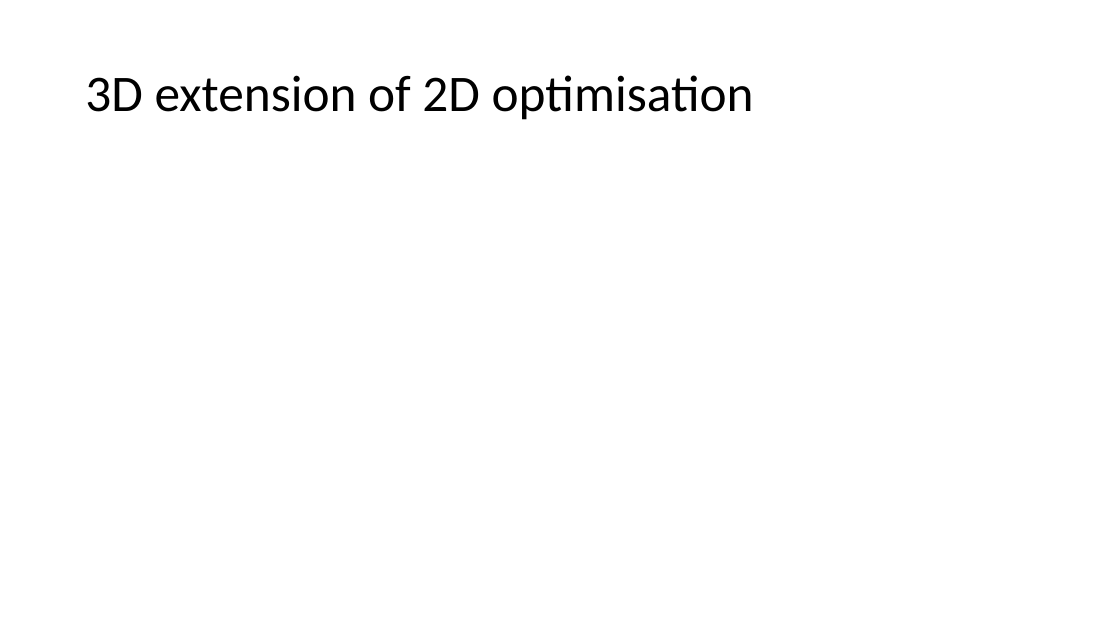
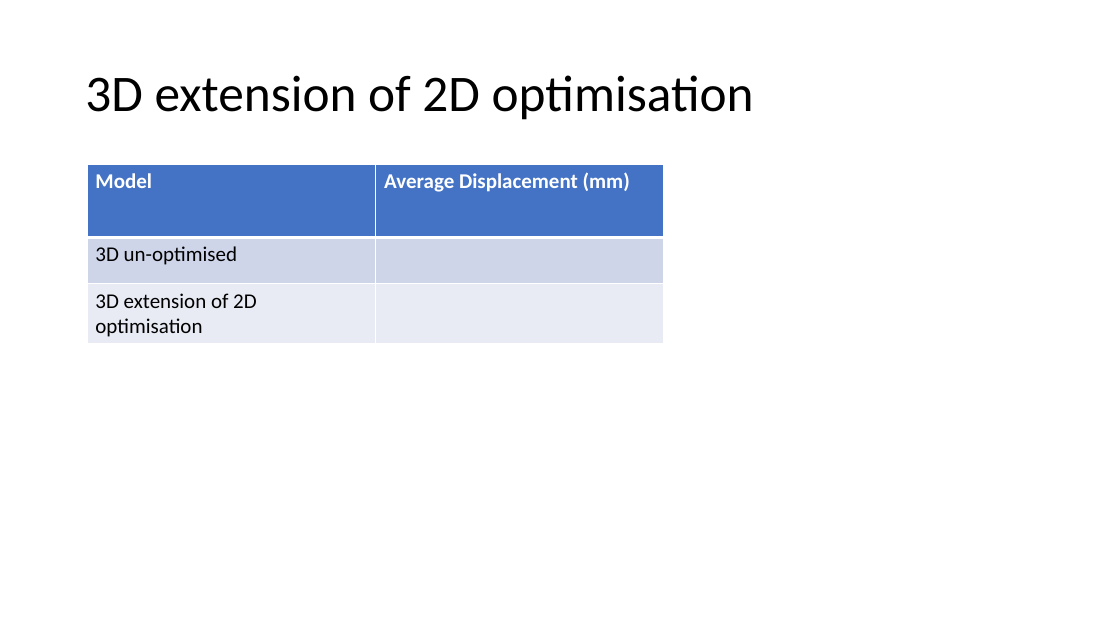
Before and after one commit to amoudes/HVI, a slide deck: slide 6 of finalpresentation.pptm (slide 5 before the commit). Drawn at 1120x630 pixels with LibreOffice and Linux fonts; fonts in the diff are those of the drawing. Boxes give left, top, right and bottom in pixels: in the first picture for what was removed or moved away, otherwise in the second. Text is boxed around its words. In the diff, an @@ line names an element or a change of style, - is before the commit and + after.

```diff
--- a/finalpresentation.pptm
+++ b/finalpresentation.pptm
@@ table added at (87,164,664,343), 3 rows, 2 columns @@
+Model | Average Displacement (mm)
+3D un-optimised | 
+3D extension of 2D optimisation | 
```
Also in this commit, not shown: 3 other slides changed, 2 slides added, 1 slide removed, 7 other files.
